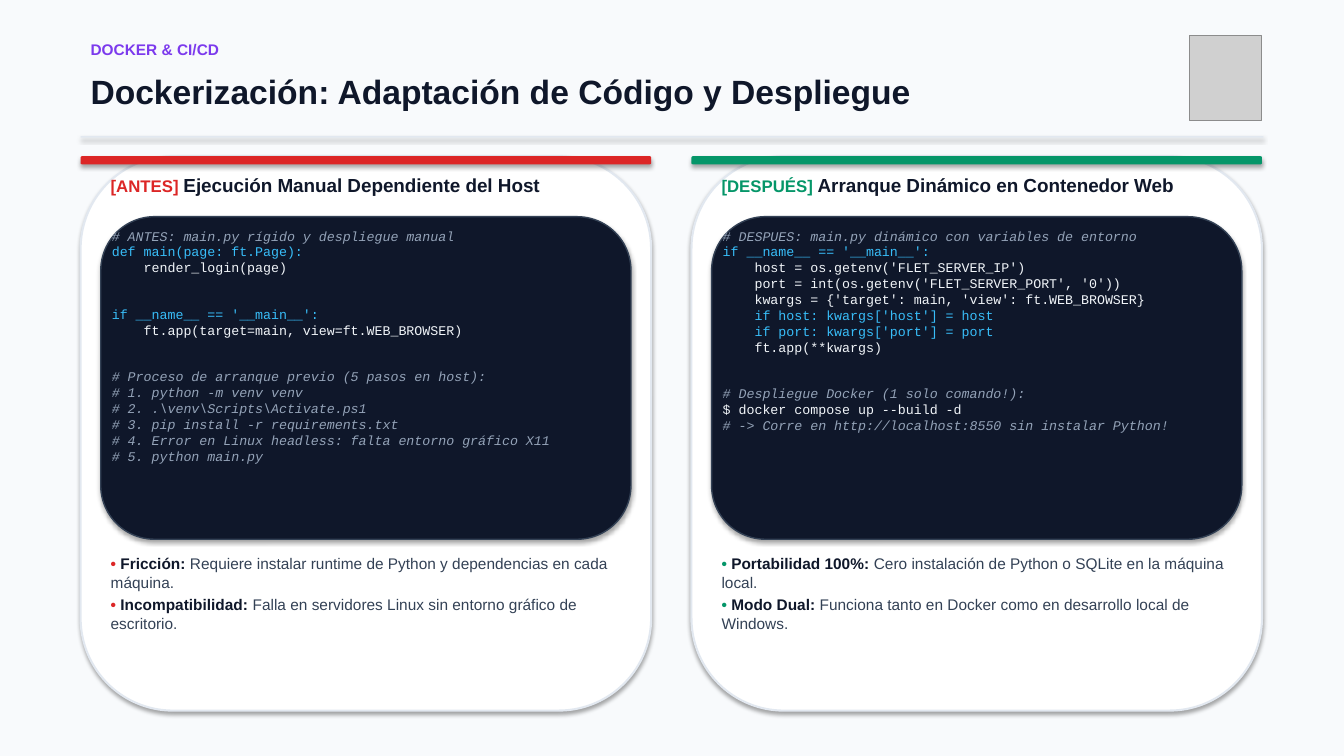
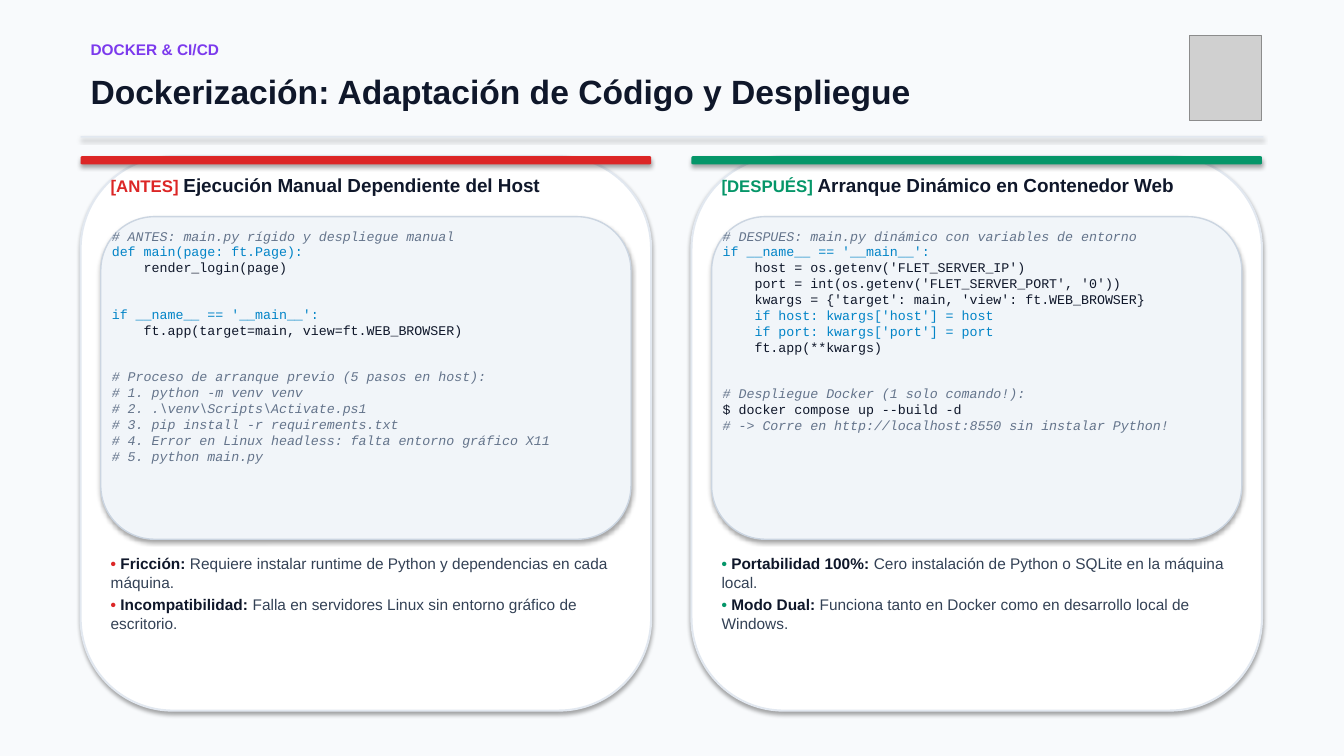
Before and after one commit to dzCazador/ITS-DevOps-RefactoringTesting-SistemaBancario, a slide deck: slide 10 of presentacion_sistema_bancario_actualizada.pptx. Drawn at 1344x756 pixels with LibreOffice and Linux fonts; fonts in the diff are those of the drawing; grey boxes stand for pictures. Boxes give left, top, right and bottom in pixels: in the first picture for what was removed or moved away, otherwise in the second. Text is boxed around its words. In the diff, an @@ line names an element or a change of style, - is before the commit and + after.

Commit message:
fix(docs): use light code panels in MVC presentation
Dark code panels had low text contrast. Switch to light panels with dark syntax colors.

```diff
--- a/presentacion_sistema_bancario_actualizada.pptx
+++ b/presentacion_sistema_bancario_actualizada.pptx
@@ rounded rectangle at bbox=[101, 217, 631, 539]: fill #0F172A to #F1F5F9; outline #334155 1 pt to #CBD5E1 1 pt @@
@@ text "# ANTES: main.py rígido y ..." at bbox=[112, 231, 550, 464]: text colour #94A3B8 to #64748B in "# ANTES: main.py rígido y despliegue manual", "# Proceso de arranque previo (5 pasos ...", "# 1. python -m venv venv", "# 2. .\venv\Scripts\Activate.ps1" and 3 more places; text colour #38BDF8 to #0284C7 in "def main(page: ft.Page):", "if __name__ == '__main__':"; text colour #F1F5F9 to #0F172A in "render_login(page)", "ft.app(target=main, view=ft.WEB_BROWSER)" @@
@@ rounded rectangle at bbox=[712, 217, 1242, 539]: fill #0F172A to #F1F5F9; outline #334155 1 pt to #CBD5E1 1 pt @@
@@ text "# DESPUES: main.py dinámico con ..." at bbox=[723, 231, 1169, 433]: text colour #94A3B8 to #64748B in "# DESPUES: main.py dinámico con variables de ...", "# Despliegue Docker (1 solo comando!):", "# -> Corre en http://localhost:8550 sin instalar ..."; text colour #38BDF8 to #0284C7 in "if __name__ == '__main__':", "if host: kwargs['host'] = host", "if port: kwargs['port'] = port"; text colour #F1F5F9 to #0F172A in "host = os.getenv('FLET_SERVER_IP')", "port = int(os.getenv('FLET_SERVER_PORT', '0'))", "kwargs = {'target': main, 'view': ft.WEB_BROWSER}", "ft.app(**kwargs)" and 1 more places @@
```
Also in this commit, not shown: 5 other slides changed, 1 other file.
